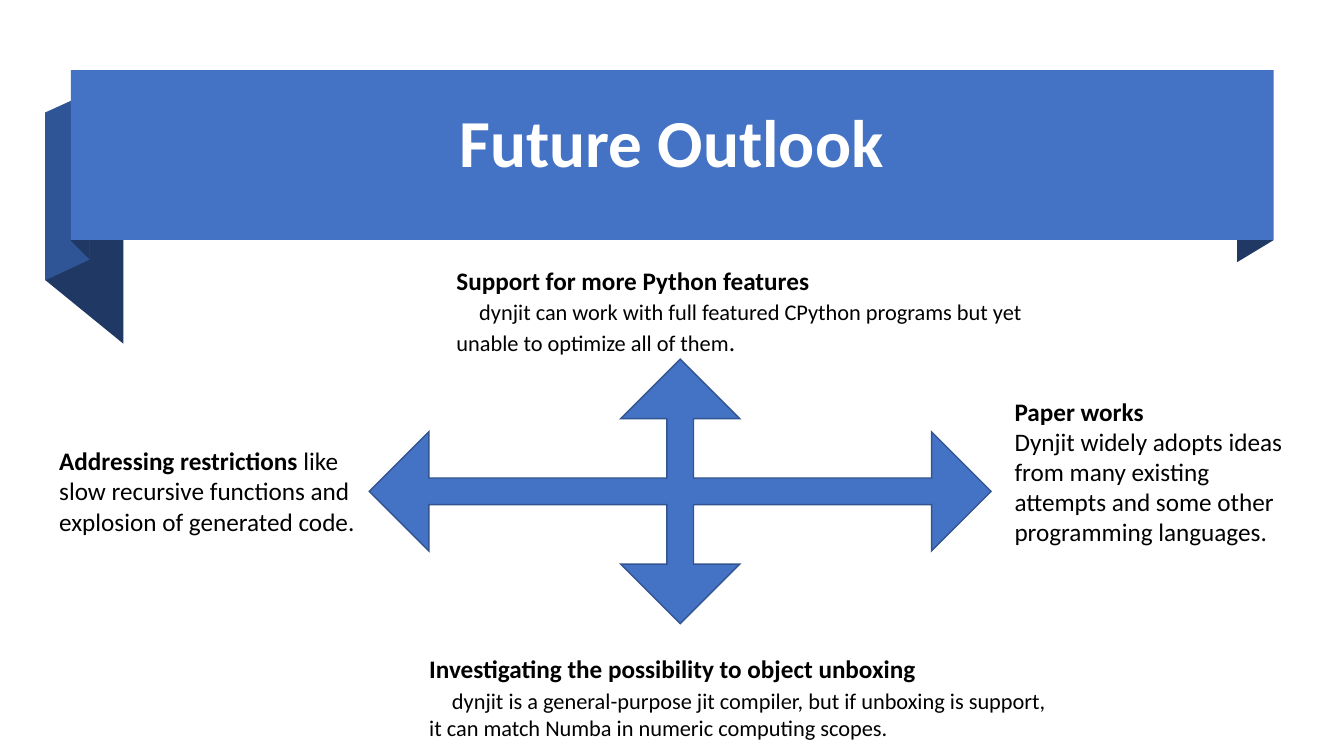
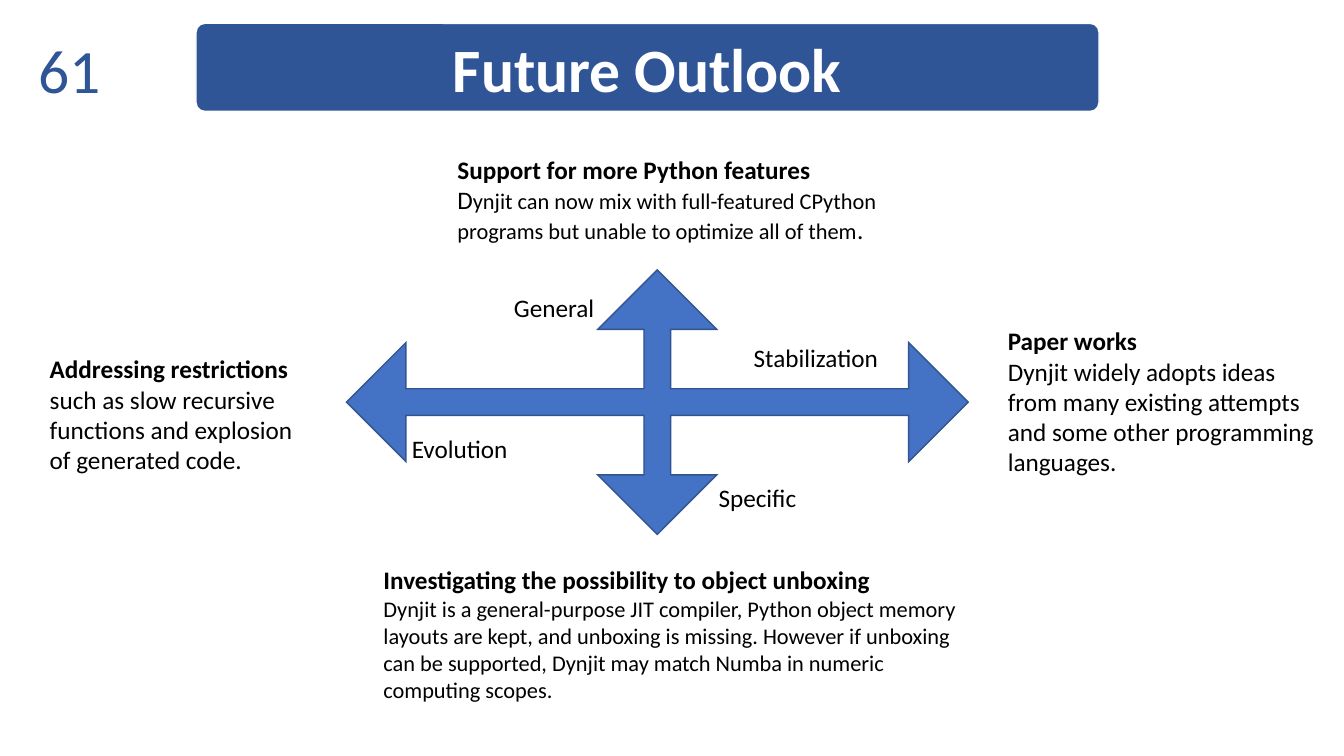
Before and after one commit to thautwarm/diojit, a slide deck: slide 61 of docs/Taine.pptx (slide 56 before the commit). Drawn at 1344x756 pixels with LibreOffice and Linux fonts; fonts in the diff are those of the drawing. Boxes give left, top, right and bottom in pixels: in the first picture for what was removed or moved away, otherwise in the second. Text is boxed around its words. In the diff, an @@ line names an element or a change of style, - is before the commit and + after.

```diff
--- a/docs/Taine.pptx
+++ b/docs/Taine.pptx
@@ rounded rectangle "Future Outlook" resized from (x1=460, y1=120, x2=883, y2=168) to (x1=196, y1=23, x2=1099, y2=111) @@
@@ rounded rectangle "Future Outlook" at (x1=196, y1=23, x2=1099, y2=111): size 48 to 44 pt; line spacing 0.9 to 1; vertical alignment middle to top; fill none to #2F5597; outline none to #FFFFFF 1 pt @@
@@ page number added at (x1=38, y1=51, x2=100, y2=94), 44 pt, text #2F5597 @@
+61
@@ rectangle removed at (x1=71, y1=71, x2=1273, y2=241) @@
@@ freeform shape removed at (x1=72, y1=71, x2=90, y2=259) @@
@@ freeform shape removed at (x1=1237, y1=71, x2=1273, y2=263) @@
@@ freeform shape removed at (x1=45, y1=113, x2=124, y2=344) @@
@@ freeform shape removed at (x1=45, y1=93, x2=90, y2=281) @@
@@ text "Support for more Python features" moved from (x1=456, y1=272, x2=1021, y2=355) to (x1=457, y1=161, x2=876, y2=243) @@
@@ text at (x1=457, y1=193, x2=876, y2=243): text changed @@
-dynjit can work with full featured CPython programs but yet unable to optimize all of them.
+Dynjit can now mix with full-featured CPython programs but unable to optimize all of them.
@@ quad arrow moved from (x1=369, y1=359, x2=991, y2=624) to (x1=347, y1=270, x2=969, y2=535) @@
@@ text added at (x1=514, y1=299, x2=594, y2=317), 18 pt, text #000000 @@
+General
@@ text "Paper works" rewrapped from (x1=1015, y1=403, x2=1282, y2=546) to (x1=1008, y1=332, x2=1313, y2=476) @@
@@ text added at (x1=754, y1=349, x2=878, y2=367), 18 pt, text #000000 @@
+Stabilization
@@ text at (x1=50, y1=360, x2=292, y2=474): text changed @@
-Addressing restrictions like slow recursive functions and explosion of generated code.
+Addressing restrictions
+such as slow recursive
+functions and explosion
+of generated code.
@@ text added at (x1=412, y1=440, x2=508, y2=458), 18 pt, text #000000 @@
+Evolution
@@ text added at (x1=719, y1=489, x2=797, y2=511), 18 pt, text #000000 @@
+Specific
@@ text "Investigating the possibility to object ..." moved from (x1=429, y1=660, x2=1046, y2=740) to (x1=383, y1=571, x2=955, y2=702) @@
@@ text at (x1=383, y1=601, x2=955, y2=702): text changed @@
-dynjit is a general-purpose jit compiler, but if unboxing is support, it can match Numba in numeric computing scopes.
+Dynjit is a general-purpose JIT compiler, Python object memory layouts are kept, and unboxing is missing. However if unboxing can be supported, Dynjit may match Numba in numeric computing scopes.
```
Also in this commit, not shown: 40 other slides changed, 20 slides added, 15 slides removed, 4 other files.
